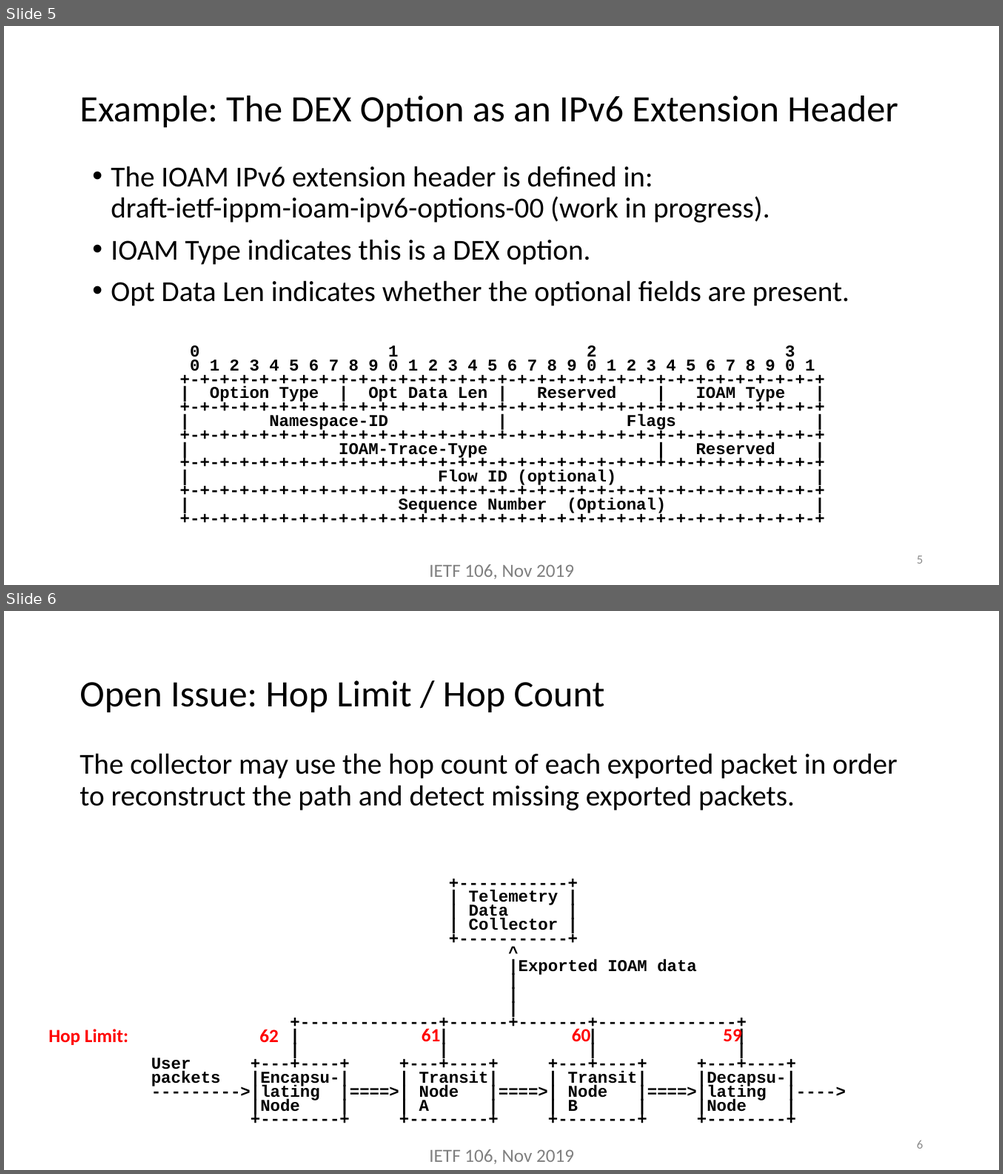
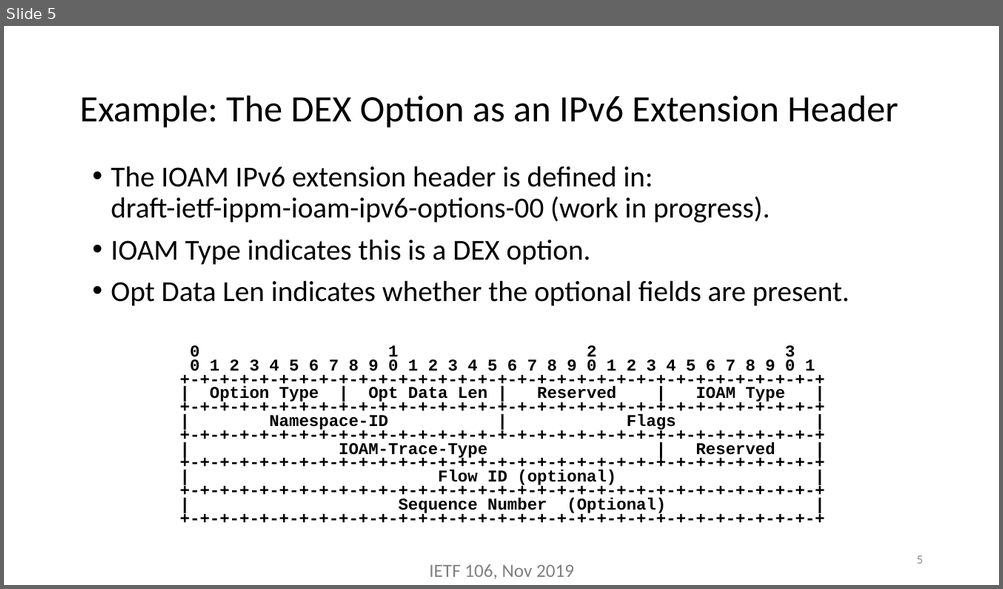
Before and after one commit to inband-oam/ietf, a slide deck: presentations/ippm-ioam-direct-exporting-ietf-106.pptx. Shown one above the other, each under a label of ours: slides 5 and 6 before the commit, slide 5 after it. The pictures are 1003x1174 and 1003x589 pixels, drawn with LibreOffice and Linux fonts; fonts in the diff are those of the drawing. Boxes give left, top, right and bottom in pixels: in the first picture for what was removed or moved away, otherwise in the second. Text is boxed around its words. In the diff, an @@ line names an element or a change of style, - is before the commit and + after.

```diff
--- a/presentations/ippm-ioam-direct-exporting-ietf-106.pptx
+++ b/presentations/ippm-ioam-direct-exporting-ietf-106.pptx
@@ slide 6 removed at box(4, 611, 999, 1170), background #FFFFFF @@
@@ title removed at box(79, 681, 605, 712) @@
-Open Issue: Hop Limit / Hop Count
@@ text removed at box(79, 753, 896, 811) @@
-The collector may use the hop count of each exported packet in order to reconstruct the path and detect missing exported packets.
@@ text removed at box(151, 890, 796, 1116) @@
-+-----------+
-| Telemetry |
-| Data |
-| Collector |
-+-----------+
-^
-|Exported IOAM data
-|
-|
-|
-+--------------+------+-------+--------------+
-| | | |
-| | | |
-User +---+----+ +---+----+ +---+----+ +---+----+
-packets |Encapsu-| | Transit| | Transit| |Decapsu-|
---------->|lating |====>| Node |====>| Node |====>|lating |---->
-|Node | | A | | B | |Node |
-+--------+ +--------+ +--------+ +--------+
@@ text removed at box(48, 1029, 128, 1045) @@
-Hop Limit:
@@ text removed at box(259, 1029, 279, 1043) @@
-62
@@ text removed at box(421, 1028, 441, 1042) @@
-61
@@ text removed at box(572, 1028, 591, 1042) @@
-60
@@ text removed at box(723, 1028, 742, 1047) @@
-59
@@ page number removed at box(916, 1141, 922, 1149) @@
-6
@@ text removed at box(429, 1150, 574, 1165) @@
-IETF 106, Nov 2019
```
Also in this commit, not shown: 2 slides changed, 3 other slides removed.
